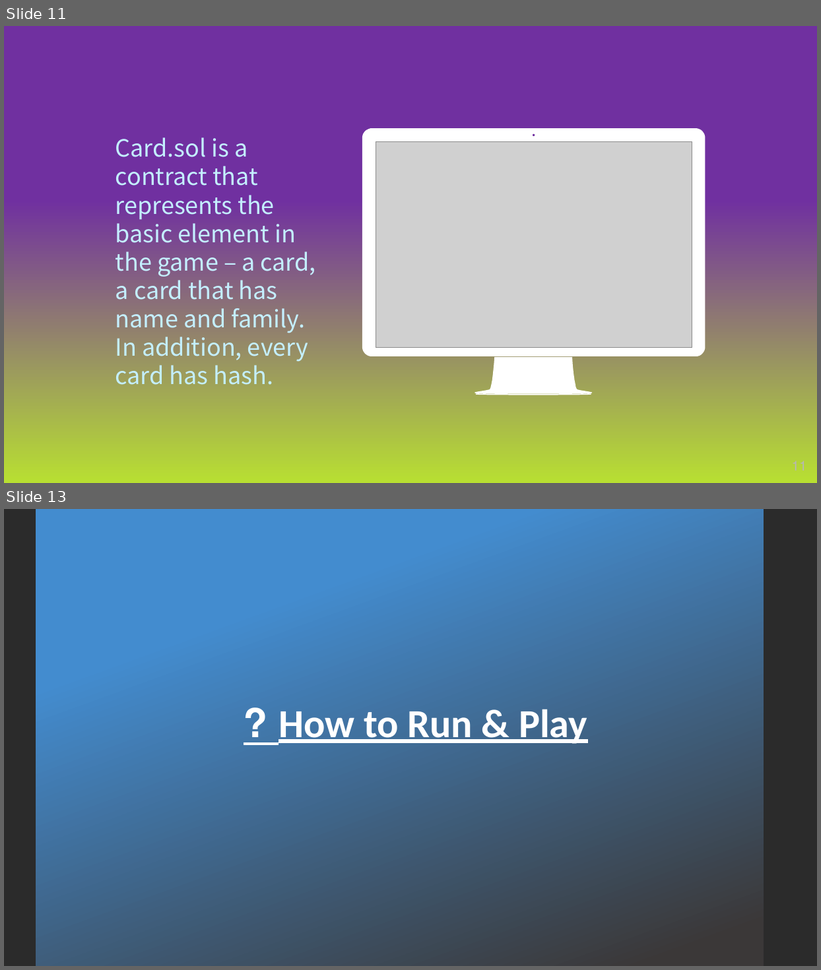
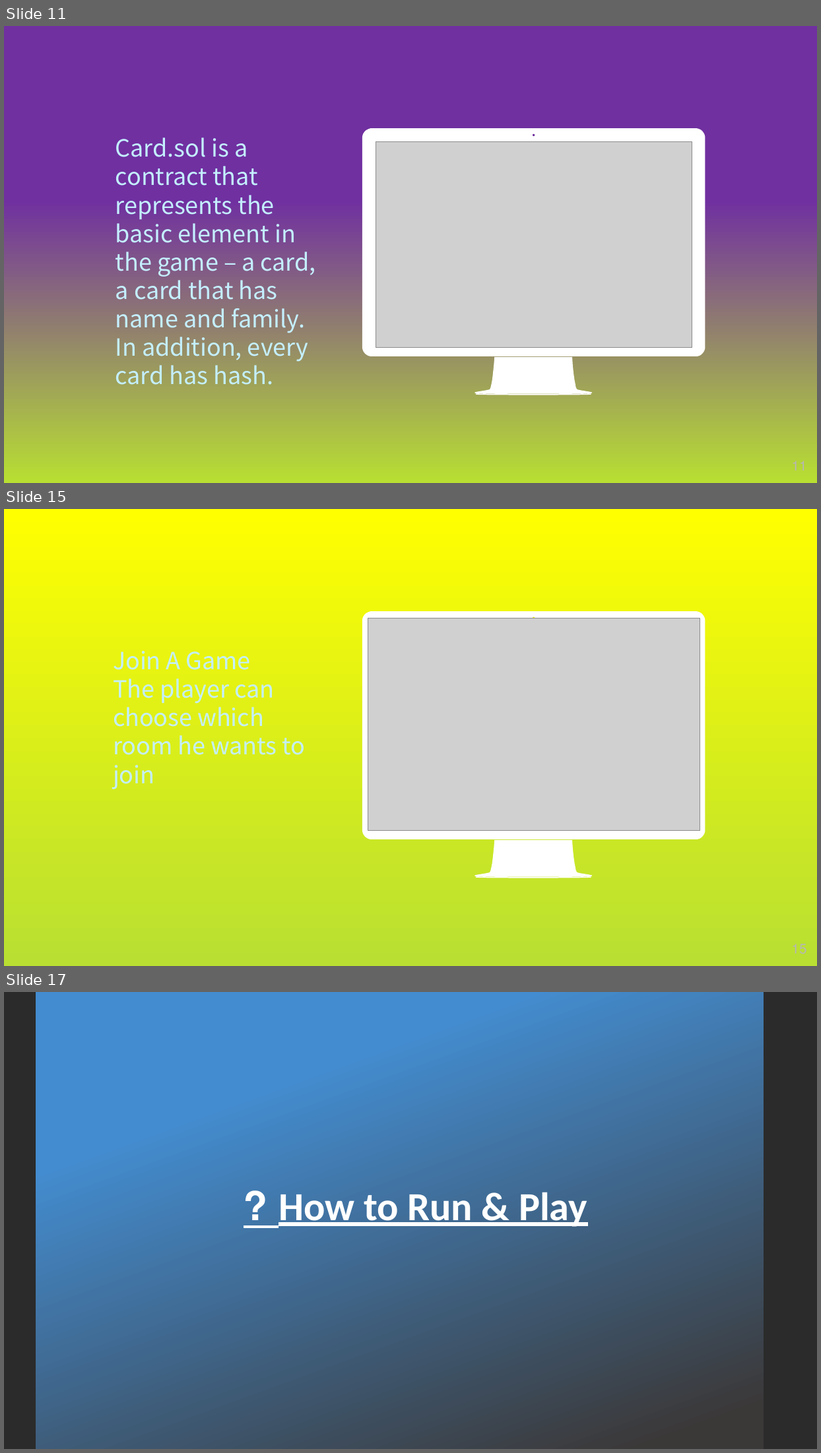
Before and after one commit to ronfri48/Play4Play, a slide deck: docs/Blockchain Final Project.pptx. Shown one above the other, each under a label of ours: slides 11 and 13 before the commit, slides 11, 15 and 17 after it; the slides between them are not shown. The pictures are 821x970 and 821x1453 pixels, drawn with LibreOffice and Linux fonts; fonts in the diff are those of the drawing; grey boxes stand for pictures; background and template pictures are left out; a plain dark background stands for a picture behind light text. Boxes give left, top, right and bottom in pixels: in the first picture for what was removed or moved away, otherwise in the second. Text is boxed around its words. In the diff, an @@ line names an element or a change of style, - is before the commit and + after.

```diff
--- a/docs/Blockchain Final Project.pptx
+++ b/docs/Blockchain Final Project.pptx
@@ slide 15 added at [4,509,817,966], background picture (left out) @@
@@ freeform shape added at [362,611,706,879], fill #FFFFFF @@
@@ picture added at [368,618,700,830] @@
@@ text added at [113,651,306,789], 28 pt, text #C4EFFF @@
+Join A Game
+The player can choose which room he wants to join
@@ page number added at [792,944,807,955], 16 pt, text #B7B7B7 @@
+15
@@ what was slide 13 is now slide 17 @@
```
Also in this commit, not shown: 4 slides changed, 3 other slides added, 2 slides removed.
